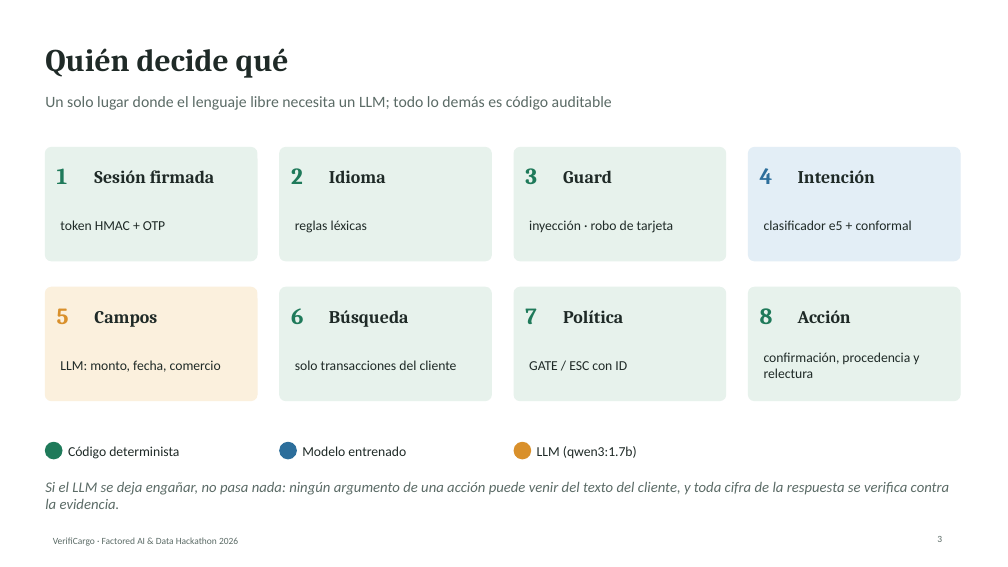
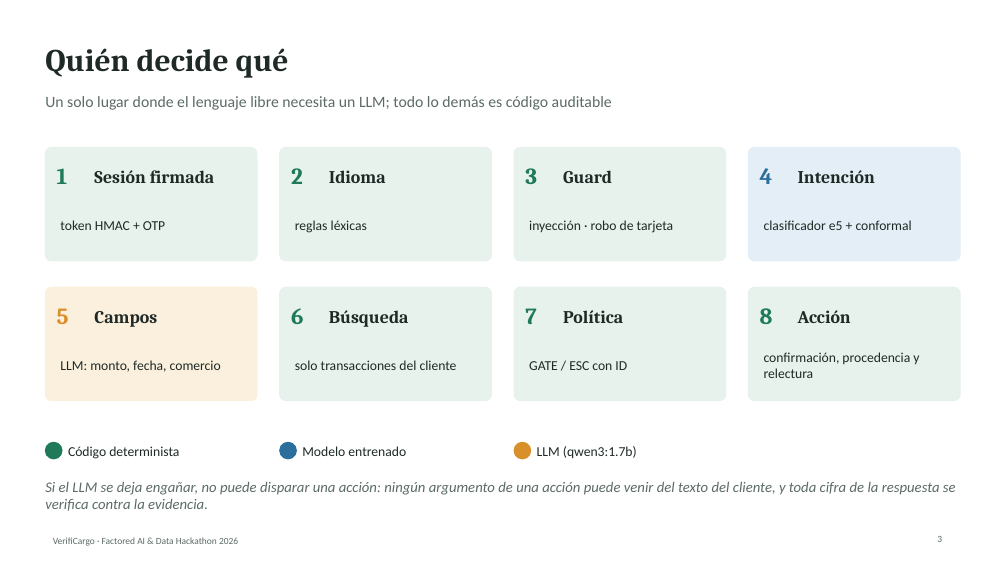
Before and after one commit to jastk45/factored-hackathon-2026-verificargo, a slide deck: slide 3 of docs/VerifiCargo.pptx. Drawn at 1008x567 pixels with LibreOffice and Linux fonts; fonts in the diff are those of the drawing. Boxes give left, top, right and bottom in pixels: in the first picture for what was removed or moved away, otherwise in the second. Text is boxed around its words. In the diff, an @@ line names an element or a change of style, - is before the commit and + after.

```diff
--- a/docs/VerifiCargo.pptx
+++ b/docs/VerifiCargo.pptx
@@ text at <box>45,482,956,511</box>: text changed @@
-Si el LLM se deja engañar, no pasa nada: ningún argumento de una acción puede venir del texto del cliente, y toda cifra de la respuesta se verifica contra la evidencia.
+Si el LLM se deja engañar, no puede disparar una acción: ningún argumento de una acción puede venir del texto del cliente, y toda cifra de la respuesta se verifica contra la evidencia.
```
Also in this commit, not shown: 2 other slides changed, 21 other files.
